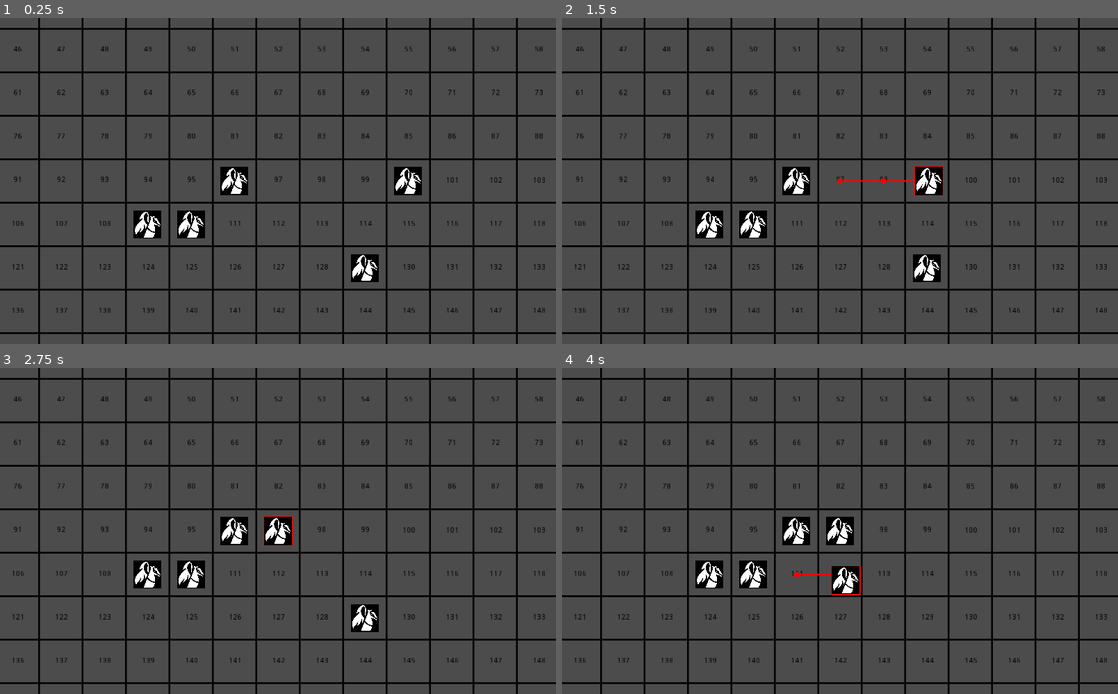
Above: before the commit, frames 1-4 (two rows, left to right).
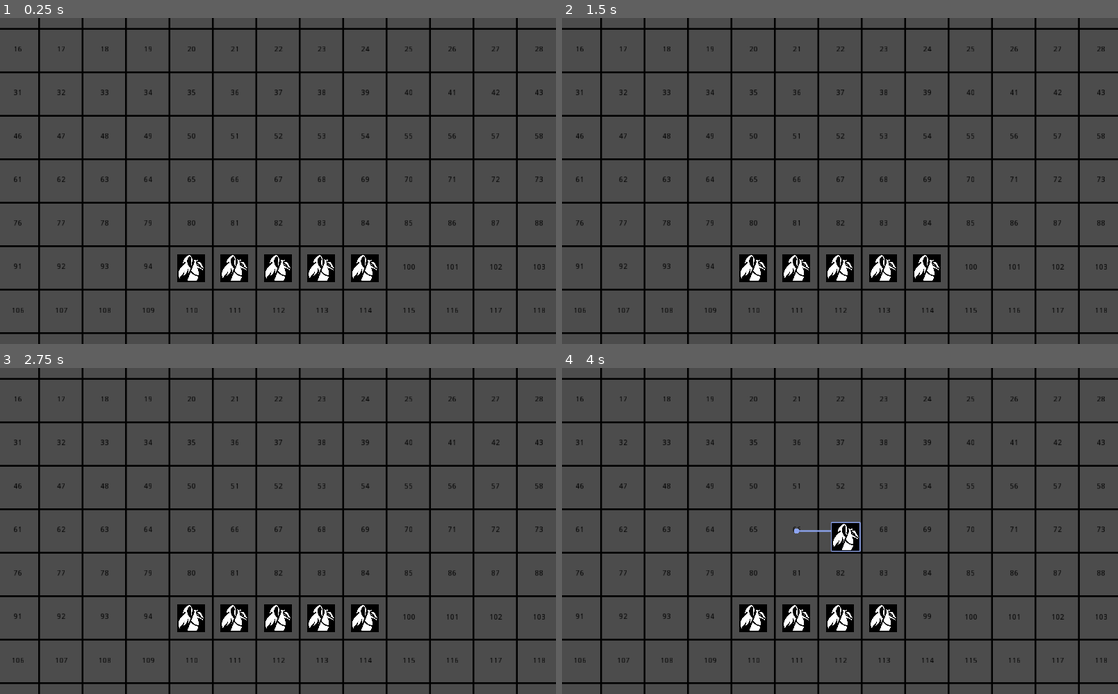
Above: after the commit, the same moments.

Repository: Loregret/godot-turn-based-template
Game: Godot game, scene res://objects/battle/Battle.tscn
The game is run twice, just before and just after one commit, with the same random seed, the same clock (stepped at 60 frames per second) and the same inputs.
Inputs (mouse positions are in pixels of both pictures, inside the frame that each line leads up to):
- Up to frame 1 (0.25 s): no input
- Up to frame 2 (1.5 s): tap Enter at 0.5 s; drag from (967, 181) to (795, 181) at 0.52 s; drag from (795, 181) to (967, 181) at 1.27 s
- Up to frame 3 (2.75 s): move the mouse to (189, 573) at 2.02 s; hold Right (ui_right) from 2.03 s (still down); click (189, 573) at 2.1 s
- Up to frame 4 (4 s): release Right (ui_right) at 2.75 s; tap Space at 2.75 s; drag from (928, 619) to (795, 531) at 2.77 s; drag from (712, 573) to (928, 619) at 3.52 s

The runs differ from the first frame. In frame 1, 3.9% of the frame differs, in the area x 2-98%, y 8-91%; in frame 2, 4.1%; in frame 3, 4.0%; in frame 4, 4.6%.

Commit message:
new unit icons

Diff:
--- a/objects/battle/Battle.tscn
+++ b/objects/battle/Battle.tscn
@@ -14,7 +14,7 @@
 }
 
 [node name="Camera" parent="." instance=ExtResource( 6 )]
-position = Vector2( 600, 520 )
+position = Vector2( 600, 360 )
 camera_zoom_speed = Vector2( 0.1, 0.1 )
 
 [node name="Grid" type="Node2D" parent="."]
@@ -31,6 +31,7 @@
 }
 draw_points = false
 draw_connections = false
+sub_color = Color( 0.552941, 0.647059, 0.952941, 1 )
 line_thickness = 2.0
 grid_path = NodePath("..")
 
@@ -40,27 +41,27 @@
 }
 
 [node name="Unit" parent="Grid/Units" instance=ExtResource( 5 )]
-position = Vector2( 840, 520 )
+position = Vector2( 440, 520 )
 grid_path = NodePath("../..")
 index_on_grid = -1
 
 [node name="Unit2" parent="Grid/Units" instance=ExtResource( 5 )]
-position = Vector2( 520, 520 )
+position = Vector2( 680, 520 )
 grid_path = NodePath("../..")
 index_on_grid = -1
 
 [node name="Unit3" parent="Grid/Units" instance=ExtResource( 5 )]
-position = Vector2( 440, 600 )
+position = Vector2( 600, 520 )
 grid_path = NodePath("../..")
 index_on_grid = -1
 
 [node name="Unit5" parent="Grid/Units" instance=ExtResource( 5 )]
-position = Vector2( 760, 680 )
+position = Vector2( 760, 520 )
 grid_path = NodePath("../..")
 index_on_grid = -1
 
 [node name="Unit4" parent="Grid/Units" instance=ExtResource( 5 )]
-position = Vector2( 360, 600 )
+position = Vector2( 520, 520 )
 grid_path = NodePath("../..")
 index_on_grid = -1
 
--- a/objects/battle/unit.gd
+++ b/objects/battle/unit.gd
@@ -1,4 +1,5 @@
 extends Node2D
+class_name unit, "res://assets/icons/pawn.png"
 
 export var grid_path: NodePath
 export var index_on_grid: int = 0
--- a/project.godot
+++ b/project.godot
@@ -13,9 +13,15 @@
 "class": "grid_draw",
 "language": "GDScript",
 "path": "res://objects/battle/draw.gd"
+}, {
+"base": "Node2D",
+"class": "unit",
+"language": "GDScript",
+"path": "res://objects/battle/unit.gd"
 } ]
 _global_script_class_icons={
-"grid_draw": "res://assets/icons/paint-roller.png"
+"grid_draw": "res://assets/icons/paint-roller.png",
+"unit": "res://assets/icons/pawn.png"
 }
 
 [application]
Binary file added: assets/icons/brick-wall.png
Not shown, added: assets/icons/brick-wall.png.import
Binary file added: assets/icons/pawn.png
Not shown, added: assets/icons/pawn.png.import
